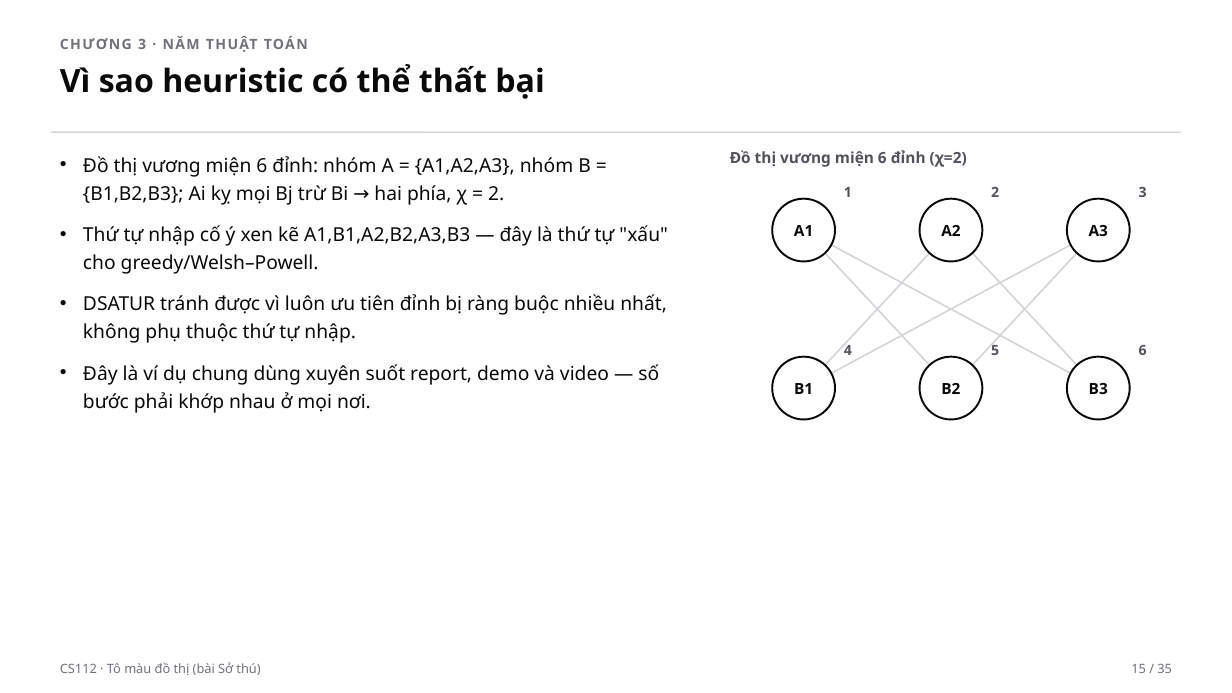
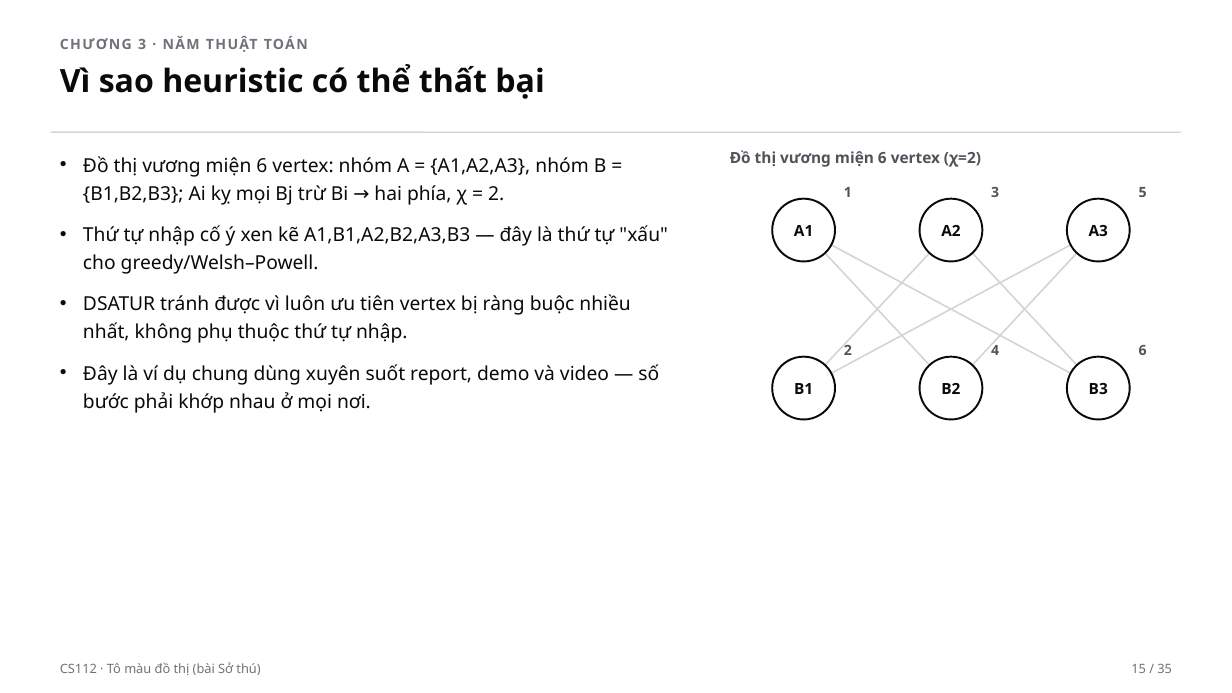
Before and after one commit to tkhieu/algorithm-visualizer, a slide deck: slide 15 of presentation/algorithm-visualizer-video.pptx. Drawn at 1232x693 pixels with LibreOffice and Linux fonts; fonts in the diff are those of the drawing. Boxes give left, top, right and bottom in pixels: in the first picture for what was removed or moved away, otherwise in the second. Text is boxed around its words. In the diff, an @@ line names an element or a change of style, - is before the commit and + after.

```diff
--- a/presentation/algorithm-visualizer-video.pptx
+++ b/presentation/algorithm-visualizer-video.pptx
@@ text at bbox=[83, 156, 607, 205]: text changed @@
-• Đồ thị vương miện 6 đỉnh: nhóm A = {A1,A2,A3}, nhóm B = {B1,B2,B3}; Ai kỵ mọi Bj trừ Bi → hai phía, χ = 2.
+• Đồ thị vương miện 6 vertex: nhóm A = {A1,A2,A3}, nhóm B = {B1,B2,B3}; Ai kỵ mọi Bj trừ Bi → hai phía, χ = 2.
@@ text at bbox=[730, 150, 981, 167]: text changed @@
-Đồ thị vương miện 6 đỉnh (χ=2)
+Đồ thị vương miện 6 vertex (χ=2)
@@ text "3": place and size @@
-text "3" at bbox=[1139, 187, 1147, 197]
+text "3" at bbox=[991, 187, 999, 197]
@@ text "5": place and size @@
-text "5" at bbox=[991, 345, 999, 355]
+text "5" at bbox=[1139, 187, 1147, 197]
@@ text at bbox=[83, 294, 630, 343]: text changed @@
-• DSATUR tránh được vì luôn ưu tiên đỉnh bị ràng buộc nhiều nhất, không phụ thuộc thứ tự nhập.
+• DSATUR tránh được vì luôn ưu tiên vertex bị ràng buộc nhiều nhất, không phụ thuộc thứ tự nhập.
@@ text "2": place and size @@
-text "2" at bbox=[991, 187, 999, 197]
+text "2" at bbox=[844, 342, 852, 355]
@@ text "4": place and size @@
-text "4" at bbox=[844, 342, 852, 355]
+text "4" at bbox=[991, 342, 999, 355]
```
Also in this commit, not shown: 25 other slides changed, 3 other files.
